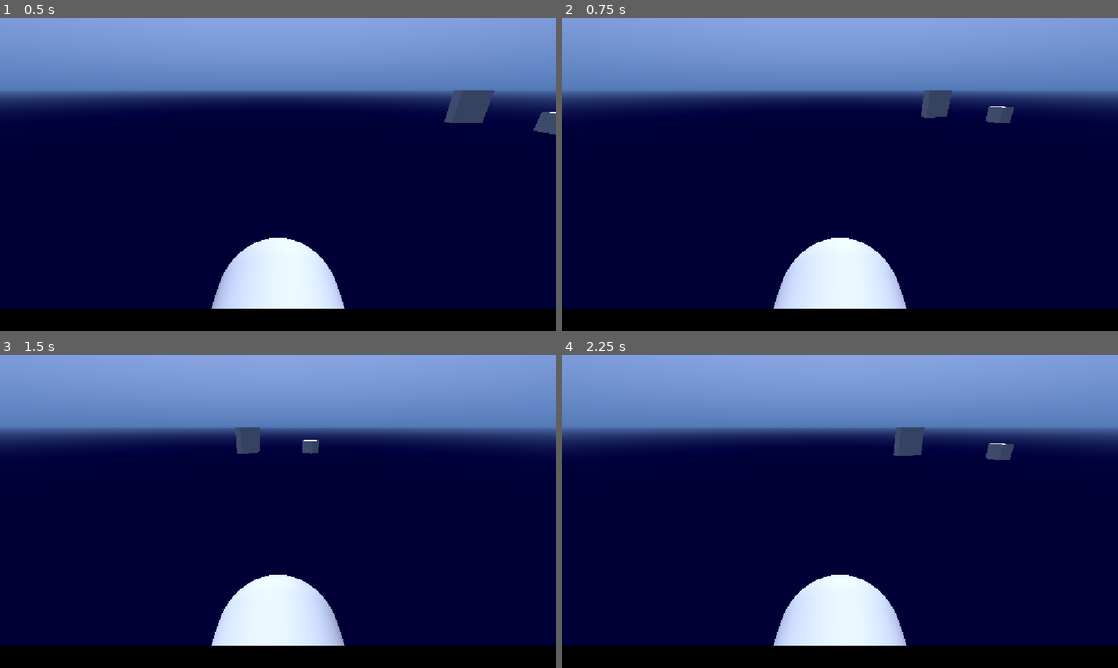
Above: before the commit, frames 1-4 (two rows, left to right).
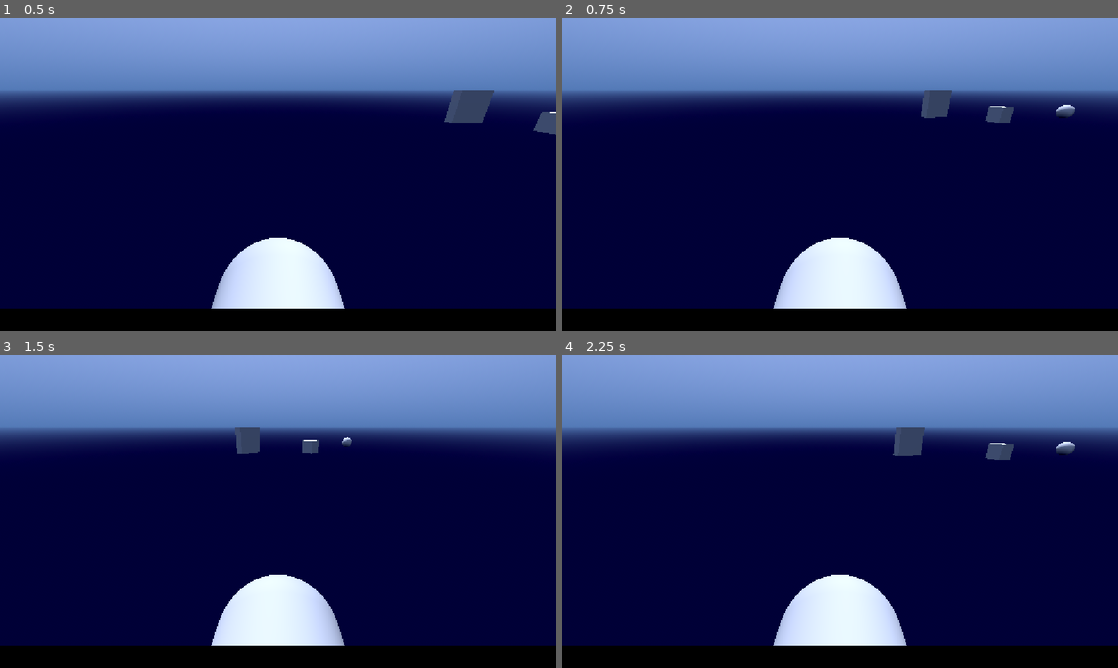
Above: after the commit, the same moments.

Repository: PeterDrake/yachtsinkers
Game: Godot game, scene res://yachtsinkers.tscn
Two runs of this game, one before a commit and one after it. Both use one fixed random seed, a clock stepped at 60 frames per second and the inputs below. Sound files missing from this copy of the repository are replaced by a short silence.
Inputs:
- Up to frame 1 (0.5 s): no input
- Up to frame 2 (0.75 s): hold Right (right) from 0.53 s (still down); tap 3 (slap, bound only after the commit) at 0.6 s
- Up to frame 3 (1.5 s): release Right (right) at 1.28 s; hold Left (left) from 1.28 s (still down); tap 1 (bite) at 1.35 s
- Up to frame 4 (2.25 s): tap 3 (slap, bound only after the commit) at 1.55 s; release Left (left) at 2.03 s; hold Right (right) from 2.03 s (still down); tap 2 (dive) at 2.1 s

Frame 1 is identical in both runs. In frame 2, 0.1% of the frame differs, in the area x 88-93%, y 27-32%; in frame 3, less than 0.1%; in frame 4, 0.1%.
Error in both runs: Out of bounds get index '0' (on base: 'PackedStringArray') (res://speech.gd:3)

Commit message:
Added Greg, Tail Slap

Diff:
--- a/mine.gd
+++ b/mine.gd
@@ -11,6 +11,8 @@
 func detonate(hit := true) -> void:
 	if hit:  # Collision with orca rather than tail slap
 		player.take_damage("You hit a mine.")
+	var distance := position.distance_to(player.position)
+	await get_tree().create_timer(distance / 10.0).timeout
 	$DetonationSound.play()
 	await get_tree().create_timer(2.0).timeout
 	queue_free()
--- a/orca.gd
+++ b/orca.gd
@@ -19,6 +19,8 @@
 		player.dive_enabled = true
 	elif my_name == "Herbie":
 		player.speed = 500.0
+	elif my_name == "Greg":
+		player.slap_enabled = true
 	await get_tree().create_timer(2.0).timeout
 	queue_free()
 
--- a/player.gd
+++ b/player.gd
@@ -9,10 +9,12 @@
 var ram_damage := 1
 var bite_enabled := false
 var dive_enabled := false
+var slap_enabled := false
 
 @onready var speech := get_node("/root/YachtSinkers/Speech")
 @onready var yacht := get_node("/root/YachtSinkers/Yacht")
 @onready var rudder := get_node("/root/YachtSinkers/Yacht/RudderSound")
+@onready var yachtsinkers := get_node("/root/YachtSinkers")
 
 func _physics_process(delta: float) -> void:
 	var rotation_input := Input.get_axis("left", "right")
@@ -69,6 +71,12 @@
 		speech.say("Wave activated.")
 		$WaveTimer.start()
 		yacht.receive_wave()
+	elif Input.is_action_just_pressed("slap") and slap_enabled and $SlapTimer.is_stopped():
+		for object in yachtsinkers.get_children():
+			if "Mine" in object.name and position.distance_to(object.global_position) < 10:
+				object.detonate(false)
+		speech.say("Tail slap activated.")
+		$SlapTimer.start()
 
 func receive_bullet():
 	await get_tree().create_timer(0.3).timeout
--- a/player.tscn
+++ b/player.tscn
@@ -61,3 +61,7 @@
 [node name="WaveTimer" type="Timer" parent="." unique_id=395009908]
 wait_time = 20.0
 one_shot = true
+
+[node name="SlapTimer" type="Timer" parent="." unique_id=2062571930]
+wait_time = 5.0
+one_shot = true
--- a/project.godot
+++ b/project.godot
@@ -73,6 +73,11 @@
 "events": [Object(InputEventKey,"resource_local_to_scene":false,"resource_name":"","device":-1,"window_id":0,"alt_press …(191 unchanged characters)…
 ]
 }
+slap={
+"deadzone": 0.2,
+"events": [Object(InputEventKey,"resource_local_to_scene":false,"resource_name":"","device":-1,"window_id":0,"alt_pressed":false,"shift_pressed":false,"ctrl_pressed":false,"meta_pressed":false,"pressed":false,"keycode":0,"physical_keycode":51,"key_label":0,"unicode":51,"location":0,"echo":false,"script":null)
+]
+}
 
 [physics]
 
--- a/yachtsinkers.tscn
+++ b/yachtsinkers.tscn
@@ -51,8 +51,14 @@
 [node name="Rock" parent="." unique_id=1808236213 instance=ExtResource("4_o6jxr")]
 transform = Transform3D(1, 0, 0, 0, 1, 0, 0, 0, 1, 14.447744, 4.7683716e-07, -9.581989)
 
-[node name="Mine" parent="." unique_id=1796733267 instance=ExtResource("6_lmnw4")]
+[node name="Mine1" parent="." unique_id=1796733267 instance=ExtResource("6_lmnw4")]
 transform = Transform3D(1, 0, 0, 0, 1, 0, 0, 0, 1, -16.84251, 0, -4.4733734)
+
+[node name="Mine2" parent="." unique_id=53341935 instance=ExtResource("6_lmnw4")]
+transform = Transform3D(1, 0, 0, 0, 1, 0, 0, 0, 1, -13.84251, 0, -4.4733734)
+
+[node name="Mine3" parent="." unique_id=1779207562 instance=ExtResource("6_lmnw4")]
+transform = Transform3D(1, 0, 0, 0, 1, 0, 0, 0, 1, 21.15749, 0, -9.473373)
 
 [node name="DelilahOrca" parent="." unique_id=1879044386 instance=ExtResource("6_o76c1")]
 transform = Transform3D(1, 0, 0, 0, 1, 0, 0, 0, 1, 10.890306, 0, 11.736488)
@@ -95,6 +101,14 @@
 HERBIE: It’s all in the tail.
 Your speed has increased."
 
+[node name="GregOrca" parent="." unique_id=2050400485 instance=ExtResource("6_o76c1")]
+transform = Transform3D(1, 0, 0, 0, 1, 0, 0, 0, 1, -12.389141, 0, 11.526627)
+text = "You found another orca!
+GLADIS: They’ve put mines in the water!
+GREG: The arrogance. The sea is our domain!
+GLADIS: Damn straight.
+GREG: Okay, hear me out. Press 3 to slap your tail on the surface of the water, safely detonating any nearby mines."
+
 [node name="Caption" type="Label" parent="." unique_id=1334498009]
 custom_minimum_size = Vector2(100, -1)
 anchors_preset = 12
